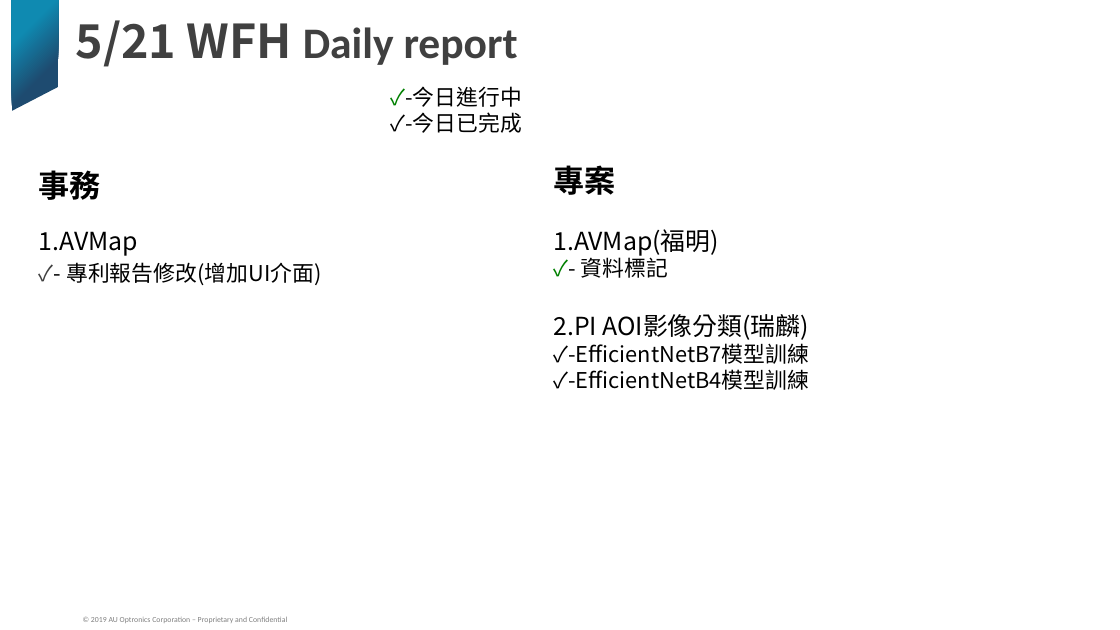
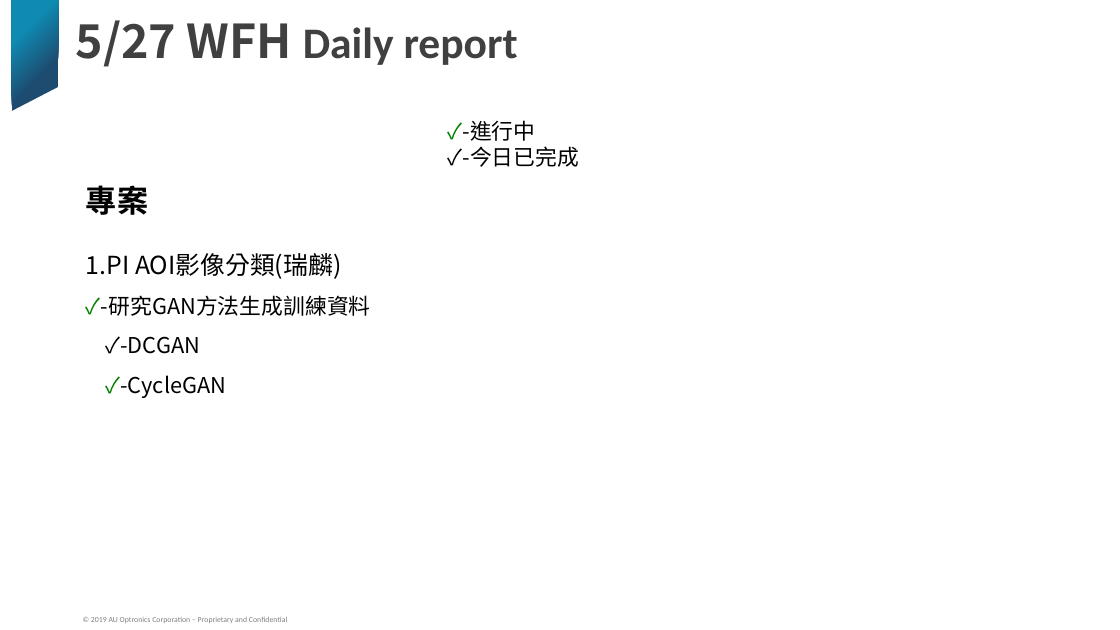
Before and after one commit to alicebook12220/yolov4_python, a slide deck: slide 1 of WFH進度報告_宗賢_20210524.pptx. Drawn at 1120x630 pixels with LibreOffice and Linux fonts; fonts in the diff are those of the drawing; background and template pictures are left out. Boxes give left, top, right and bottom in pixels: in the first picture for what was removed or moved away, otherwise in the second. Text is boxed around its words. In the diff, an @@ line names an element or a change of style, - is before the commit and + after.

```diff
--- a/WFH進度報告_宗賢_20210524.pptx
+++ b/WFH進度報告_宗賢_20210524.pptx
@@ text at <box>76,20,518,67</box>: text changed @@
-5/21 WFH Daily report
+5/27 WFH Daily report
@@ text "✓-進行中": place and size @@
-text "✓-進行中" at <box>390,86,522,133</box>
+text "✓-進行中" at <box>448,120,580,167</box>
@@ text at <box>448,120,536,141</box>: text changed @@
-✓-今日進行中
+✓-進行中
@@ text removed at <box>39,170,101,200</box> @@
-事務
@@ text "專案": place and size @@
-text "專案" at <box>553,165,615,195</box>
+text "專案" at <box>86,185,148,215</box>
@@ text removed at <box>39,231,321,285</box> @@
-1.AVMap
-✓- 專利報告修改(增加UI介面)
@@ text removed at <box>553,229,809,390</box> @@
-1.AVMap(福明)
-✓- 資料標記
-2.PI AOI影像分類(瑞麟)
-✓-EfficientNetB7模型訓練
-✓-EfficientNetB4模型訓練
@@ text added at <box>86,253,371,398</box>, 14 pt, text #000000 @@
+1.PI AOI影像分類(瑞麟)
+✓-研究GAN方法生成訓練資料
+✓-DCGAN
+✓-CycleGAN
```
Also in this commit, not shown: 1 slide added, 1 slide removed.
